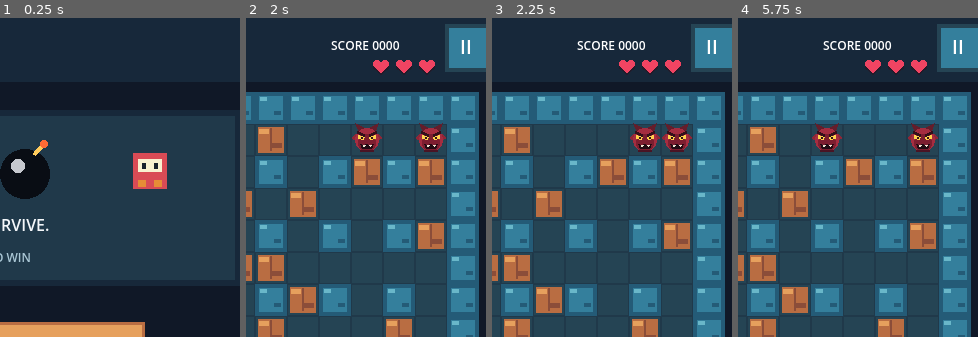
Above: before the commit, frames 1-4 (left to right).
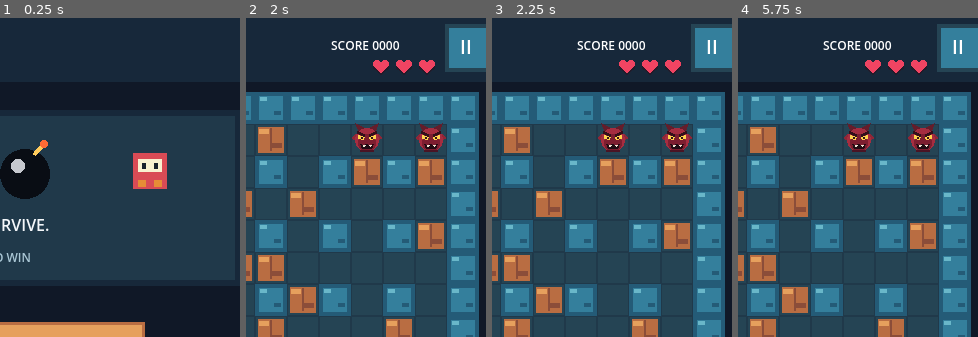
Above: after the commit, the same moments.

Repository: leto98/Bomberman_NES_android
Game: Godot game, scene res://scenes/main.tscn
Same seed, same stepped clock (60 frames per second), same inputs: the game is played once before the commit and once after it.
Inputs (mouse positions are % of the whole screen's width and height, from its top left):
- Up to frame 1 (0.25 s): no input
- Up to frame 2 (2 s): tap Enter at 0.5 s; move the mouse to (72, 45) at 0.52 s; click (72, 45) at 0.67 s; tap Space at 1.25 s; drag from (30, 55) to (45, 70) at 1.27 s
- Up to frame 3 (2.25 s): tap Enter at 2 s; move the mouse to (60, 28) at 2.02 s; click (60, 28) at 2.17 s
- Up to frame 4 (5.75 s): tap Space at 2.75, 4.25 s; drag from (45, 70) to (20, 35) at 2.77 s; tap Enter at 3.5 s; move the mouse to (80, 65) at 3.52 s; click (80, 65) at 3.67 s; drag from (20, 35) to (35, 25) at 4.27 s; move the mouse to (55, 50) at 5.02 s; click (55, 50) at 5.17 s
The pictures show only the part of the screen within x 45-95%, y 0-50%; the shares and areas given below are measured in that part.

Frames 1-2 are identical in both runs. In frame 3, 1.5% of the frame differs, in the area x 44-70%, y 32-43%; in frame 4, 1.5%.

Commit message:
Add Pac-Man-inspired enemy personalities

Diff:
--- a/scripts/main.gd
+++ b/scripts/main.gd
@@ -322,35 +322,93 @@
 	_build_level(true)
 
 func _move_enemies() -> void:
+	# Each enemy keeps a personality slot: Hunter, Ambusher, Tactician, Shy, then Roamers.
+	# The first living enemy is always the persistent Hunter.
 	for i in range(enemies.size()):
 		var enemy: Vector2i = enemies[i]
 		var next_step := Vector2i.ZERO
-		# The first living enemy is the high-IQ hunter on every level.
-		# It uses shortest-path BFS every turn, even without line of sight,
-		# so it keeps pursuing the player through the maze instead of wandering.
-		var is_hunter := i == 0
-		if is_hunter or _enemy_can_see_player(enemy):
-			next_step = _get_chase_step(enemy)
-		# Other enemies retain the existing line-of-sight chase and roaming AI.
-		if next_step == Vector2i.ZERO and not is_hunter:
-			var choices: Array[Vector2i] = [Vector2i.UP, Vector2i.DOWN, Vector2i.LEFT, Vector2i.RIGHT]
-			choices.shuffle()
-			for direction in choices:
-				var target: Vector2i = enemy + direction
-				if target == player:
-					enemies[i] = player
-					_begin_player_death("CAUGHT!")
-					return
-				if _is_open(target) and not enemies.has(target):
-					next_step = target
-					break
-		# If the hunter temporarily has no path, leave it in place and retry next turn.
+		var role := i % 5
+		if i == 0:
+			# HUNTER (Blinky): shortest-path pursuit, even without line of sight.
+			next_step = _get_path_step(enemy, player)
+		elif role == 1:
+			# AMBUSHER (Pinky): aim two tiles ahead of the player's facing direction.
+			var target := _get_ambush_target()
+			next_step = _get_path_step(enemy, target)
+			if next_step == Vector2i.ZERO:
+				next_step = _get_path_step(enemy, player)
+		elif role == 2:
+			# TACTICIAN (Inky): use the Hunter's position and the player's direction
+			# to aim beyond the player, creating a pincer rather than following directly.
+			var hunter_pos: Vector2i = enemies[0]
+			var ahead := _get_ambush_target()
+			var target := ahead + (ahead - hunter_pos)
+			target.x = clampi(target.x, 1, COLS - 2)
+			target.y = clampi(target.y, 1, ROWS - 2)
+			next_step = _get_path_step(enemy, target)
+			if next_step == Vector2i.ZERO:
+				next_step = _get_path_step(enemy, player)
+		elif role == 3:
+			# SHY (Clyde): pursue from a distance, retreat when close.
+			if _grid_distance(enemy, player) <= 4:
+				next_step = _get_retreat_step(enemy)
+			else:
+				next_step = _get_path_step(enemy, player)
+		else:
+			# ROAMER: react to a clear corridor, otherwise choose a legal random move.
+			if _enemy_can_see_player(enemy):
+				next_step = _get_path_step(enemy, player)
+			if next_step == Vector2i.ZERO:
+				var choices: Array[Vector2i] = [Vector2i.UP, Vector2i.DOWN, Vector2i.LEFT, Vector2i.RIGHT]
+				choices.shuffle()
+				for direction in choices:
+					var target: Vector2i = enemy + direction
+					if target == player:
+						enemies[i] = player
+						_begin_player_death("CAUGHT!")
+						return
+					if _is_open(target) and not enemies.has(target):
+						next_step = target
+						break
+		if next_step == player:
+			enemies[i] = player
+			_begin_player_death("CAUGHT!")
+			return
 		if next_step != Vector2i.ZERO:
-			if next_step == player:
-				enemies[i] = player
-				_begin_player_death("CAUGHT!")
-				return
 			enemies[i] = next_step
+
+func _get_ambush_target() -> Vector2i:
+	# Look ahead up to two tiles, stopping before walls or destructible blocks.
+	var target := player
+	for step in range(2):
+		var candidate := target + player_facing
+		if candidate.x <= 0 or candidate.y <= 0 or candidate.x >= COLS - 1 or candidate.y >= ROWS - 1:
+			break
+		if walls[candidate.y][candidate.x] or blocks[candidate.y][candidate.x]:
+			break
+		target = candidate
+	return target
+
+func _grid_distance(a: Vector2i, b: Vector2i) -> int:
+	return absi(a.x - b.x) + absi(a.y - b.y)
+
+func _get_retreat_step(start: Vector2i) -> Vector2i:
+	# Move to a legal neighboring tile that maximizes distance from the player.
+	var choices: Array[Vector2i] = [Vector2i.UP, Vector2i.DOWN, Vector2i.LEFT, Vector2i.RIGHT]
+	choices.shuffle()
+	var best := Vector2i.ZERO
+	var best_distance := _grid_distance(start, player)
+	for direction in choices:
+		var target: Vector2i = start + direction
+		if target == player:
+			return player
+		if not _is_open(target) or enemies.has(target):
+			continue
+		var distance := _grid_distance(target, player)
+		if distance > best_distance:
+			best_distance = distance
+			best = target
+	return best
 
 func _enemy_can_see_player(enemy: Vector2i) -> bool:
 	# Enemies spot the player along a clear horizontal or vertical corridor.
@@ -368,8 +426,11 @@
 		return true
 	return false
 
-func _get_chase_step(start: Vector2i) -> Vector2i:
-	# Breadth-first search finds a shortest walkable route toward the player.
+func _get_path_step(start: Vector2i, destination: Vector2i) -> Vector2i:
+	# Breadth-first search finds a shortest walkable route to the requested target.
+	# If a personality's target is blocked, callers fall back to the player's tile.
+	if start == destination:
+		return Vector2i.ZERO
 	var queue: Array[Vector2i] = [start]
 	var came_from: Dictionary = {start: start}
 	var directions: Array[Vector2i] = [Vector2i.UP, Vector2i.DOWN, Vector2i.LEFT, Vector2i.RIGHT]
@@ -378,7 +439,7 @@
 	while head < queue.size():
 		var current: Vector2i = queue[head]
 		head += 1
-		if current == player:
+		if current == destination:
 			found = true
 			break
 		for direction in directions:
@@ -393,11 +454,10 @@
 			queue.append(target)
 	if not found:
 		return Vector2i.ZERO
-	var step := player
+	var step := destination
 	while came_from[step] != start:
 		step = came_from[step]
 	return step
-
 
 func _begin_player_death(reason: String) -> void:
 	if game_state != "playing":
